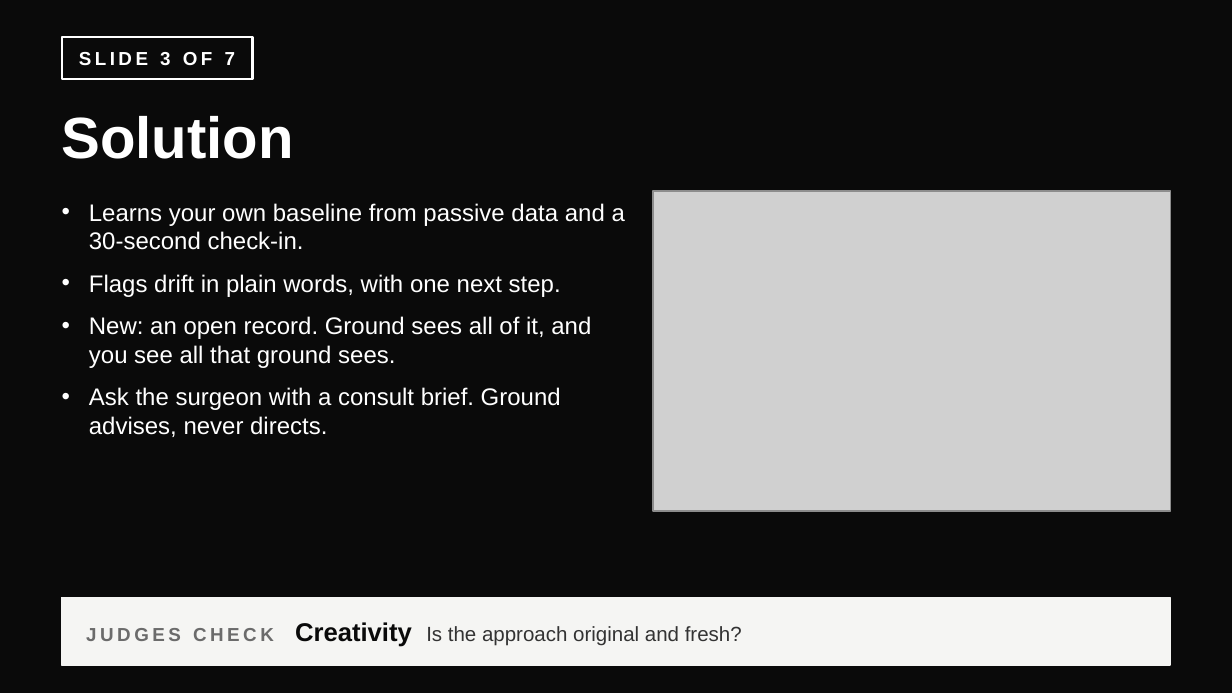
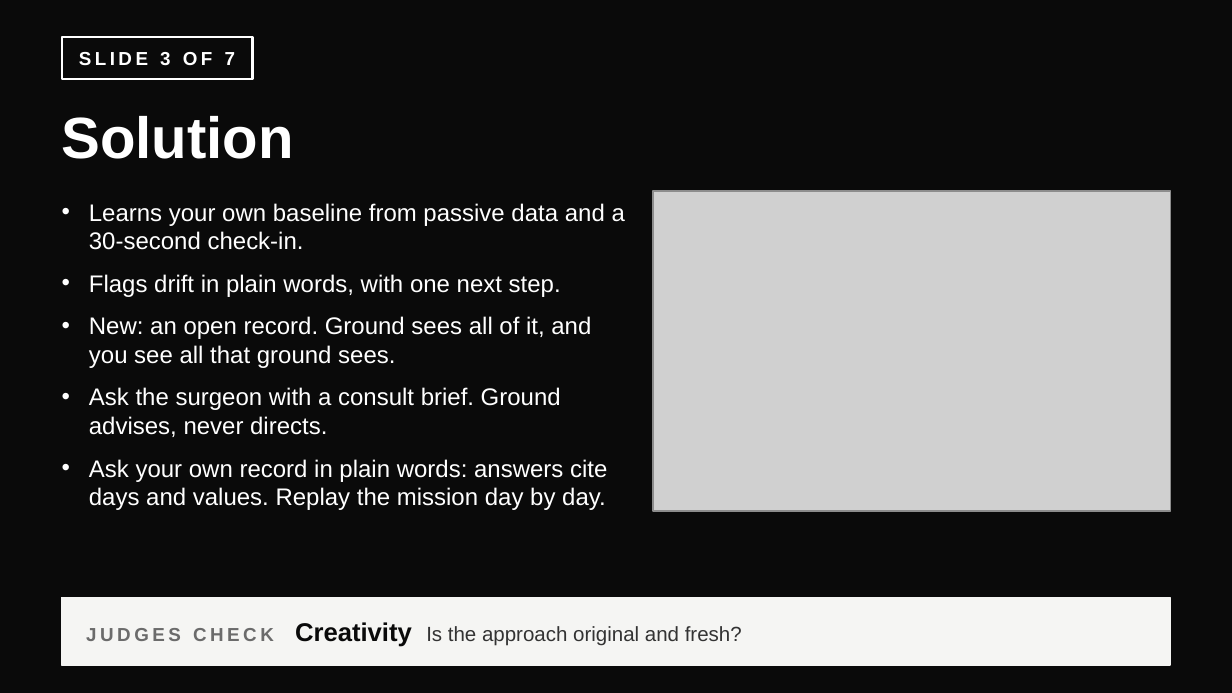
Before and after one commit to Noureldin5/Nasa-health-system, a slide deck: slide 3 of docs/pitch/own-your-baseline.pptx. Drawn at 1232x693 pixels with LibreOffice and Linux fonts; fonts in the diff are those of the drawing; grey boxes stand for pictures. Boxes give left, top, right and bottom in pixels: in the first picture for what was removed or moved away, otherwise in the second. Text is boxed around its words. In the diff, an @@ line names an element or a change of style, - is before the commit and + after.

```diff
--- a/docs/pitch/own-your-baseline.pptx
+++ b/docs/pitch/own-your-baseline.pptx
@@ text at (x1=89, y1=459, x2=607, y2=510): paragraph added @@
+• Ask your own record in plain words: answers cite days and values. Replay the mission day by day.
```
Also in this commit, not shown: 6 other slides changed.
